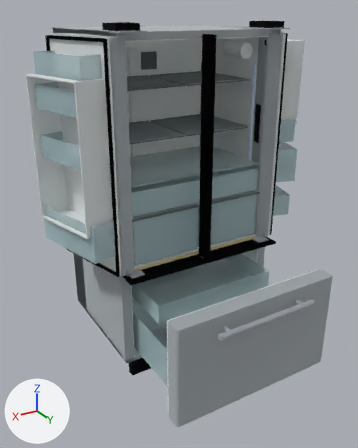
The glTF model cad/exports/LFXS27566S_open.glb, before and after one commit.
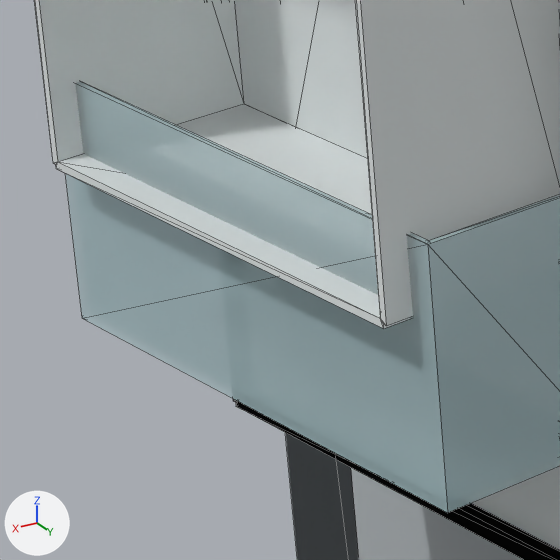
The first picture shows the older version from a 50 mm lens placed at (1322.0, 2728.0, 1817.0), pointed at (81.0, 661.0, 783.0). The close-ups show the older and then the newer version on the part from 10% to 31% of the width and 43% to 60% of the height of that picture. Only the edits that show in the close-ups are written down. The lights are fixed; the arrows at lower left show +X, +Y and +Z. The close-ups show mesh edges as thin lines. Where no turn or scale is listed for an object, it has been applied to the vertices.

The first close-up shows 'doors.044 Door liner R [â\x80\x94] (P)', 'doors.045 Door gasket R [ADX73550627] (C)', "doors.047 Door-in-Door 'Home Bar' case [MBN63442501] (P)", 'doors.051 Gallon door bin (R) [MAN63048701] (P)', 'shell.002 Cabinet side panel R [â\x80\x94] (C)', 'shell.004 Cabinet back panel + rear insulation [â\x80\x94] (D)'.
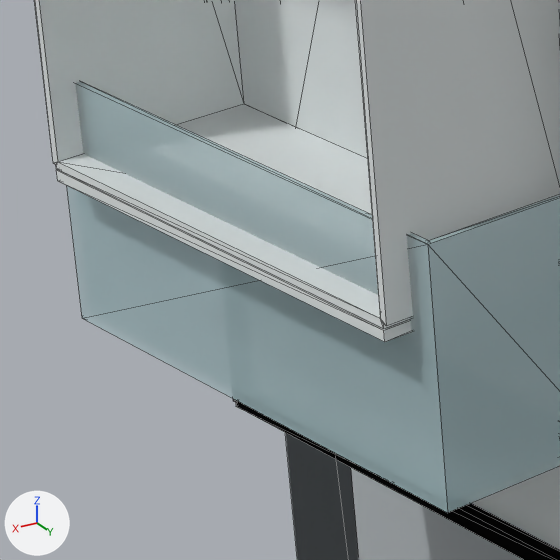
Location of each change, (x1, y1, x2, y2) in pixels of the close-ups (560 x 560 px):
'doors.112 Home Bar cover, lower [MCK67979701] (C)', added
    after: (56, 170, 411, 342)

The change, as a diff of the scene's bpy script:
```diff
--- a/cad/exports/LFXS27566S_open.glb.py
+++ b/cad/exports/LFXS27566S_open.glb.py
@@ me_doors_112_home_bar_cover__lower__mck67979701___c @@
+me_doors_112_home_bar_cover__lower__mck67979701___c.from_pydata([(271.0, -353.0, 237.0), (271.0, -353.0, 245.0), (126.0, -392.0, 237.0), (126.0, -392.0, 245.0), (175.0, 5.0, 237.0), (175.0, 5.0, 245.0), (30.0, -33.0, 237.0), (30.0, -33.0, 245.0)], [], [(0, 3, 2), (1, 3, 0), (4, 6, 7), (5, 4, 7), (5, 0, 4), (5, 1, 0), (7, 6, 2), (7, 2, 3), (6, 0, 2), (6, 4, 0), (7, 3, 1), (7, 1, 5)])
+me_doors_112_home_bar_cover__lower__mck67979701___c.materials.append(mat_mat_2)  # white #f0f2f2
@@ ob_doors_112_home_bar_cover__lower__mck67979701___c @@
+ob_doors_112_home_bar_cover__lower__mck67979701___c = bpy.data.objects.new('doors.112 Home Bar cover, lower [MCK67979701] (C)', me_doors_112_home_bar_cover__lower__mck67979701___c)
+ob_doors_112_home_bar_cover__lower__mck67979701___c.location = (454.0, 757.0, 620.0)
```
